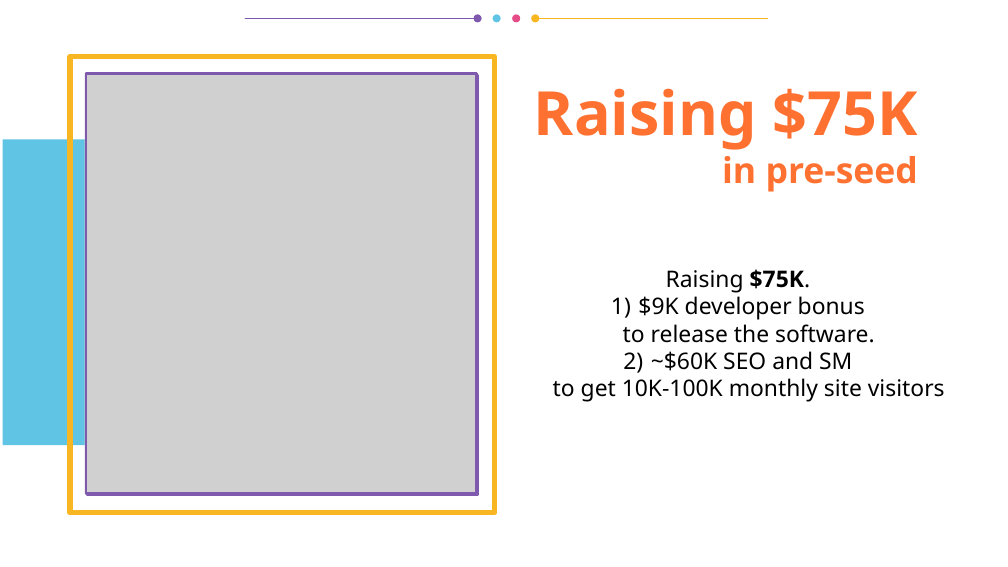
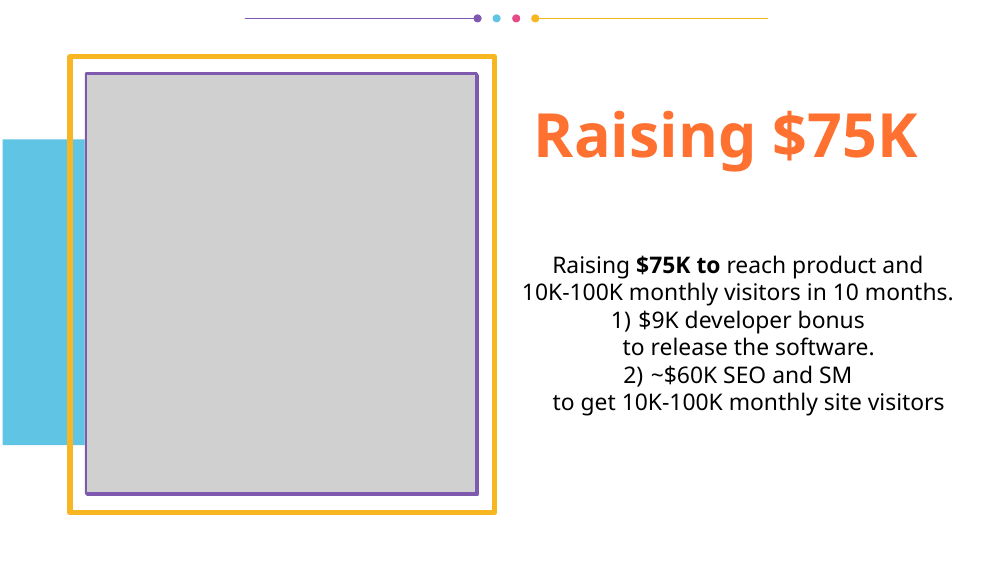
Before and after one commit to vporton/icp-package-manager, a slide deck: slide 11 of docs/short-pitchdeck.odp (slide 10 before the commit). Drawn at 1008x567 pixels with LibreOffice and Linux fonts; fonts in the diff are those of the drawing; grey boxes stand for pictures. Boxes give left, top, right and bottom in pixels: in the first picture for what was removed or moved away, otherwise in the second. Text is boxed around its words. In the diff, an @@ line names an element or a change of style, - is before the commit and + after.

```diff
--- a/docs/short-pitchdeck.odp
+++ b/docs/short-pitchdeck.odp
@@ title at box(534, 110, 918, 172): text changed @@
-Raising $75K
-in pre-seed
+Raising $75K
@@ text at box(522, 255, 954, 306): text changed @@
-Raising $75K.
+Raising $75K to reach product and
+10K-100K monthly visitors in 10 months.
```
Also in this commit, not shown: 6 other slides changed, 4 slides added, 4 slides removed, 1 other file.
